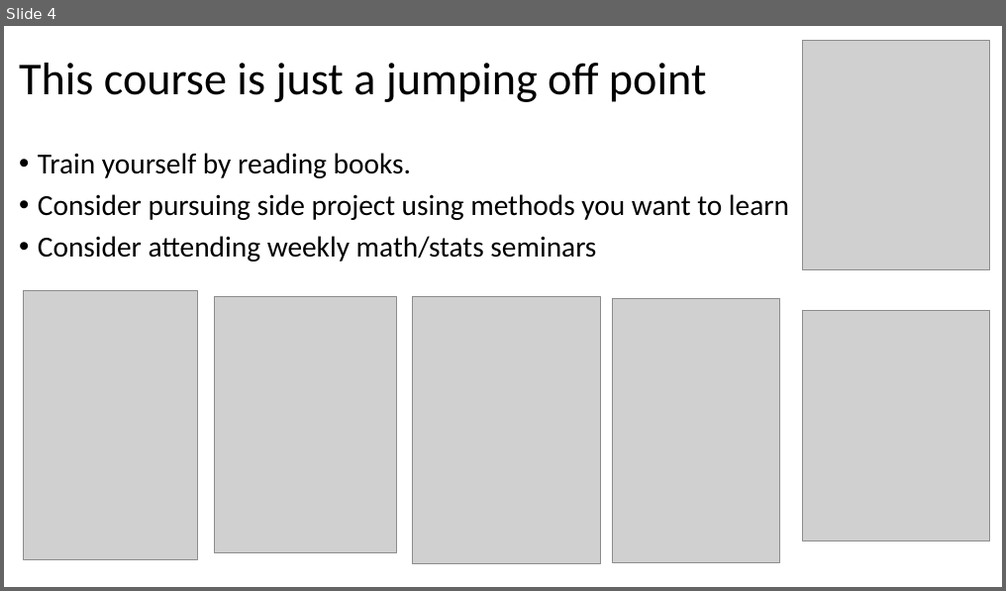
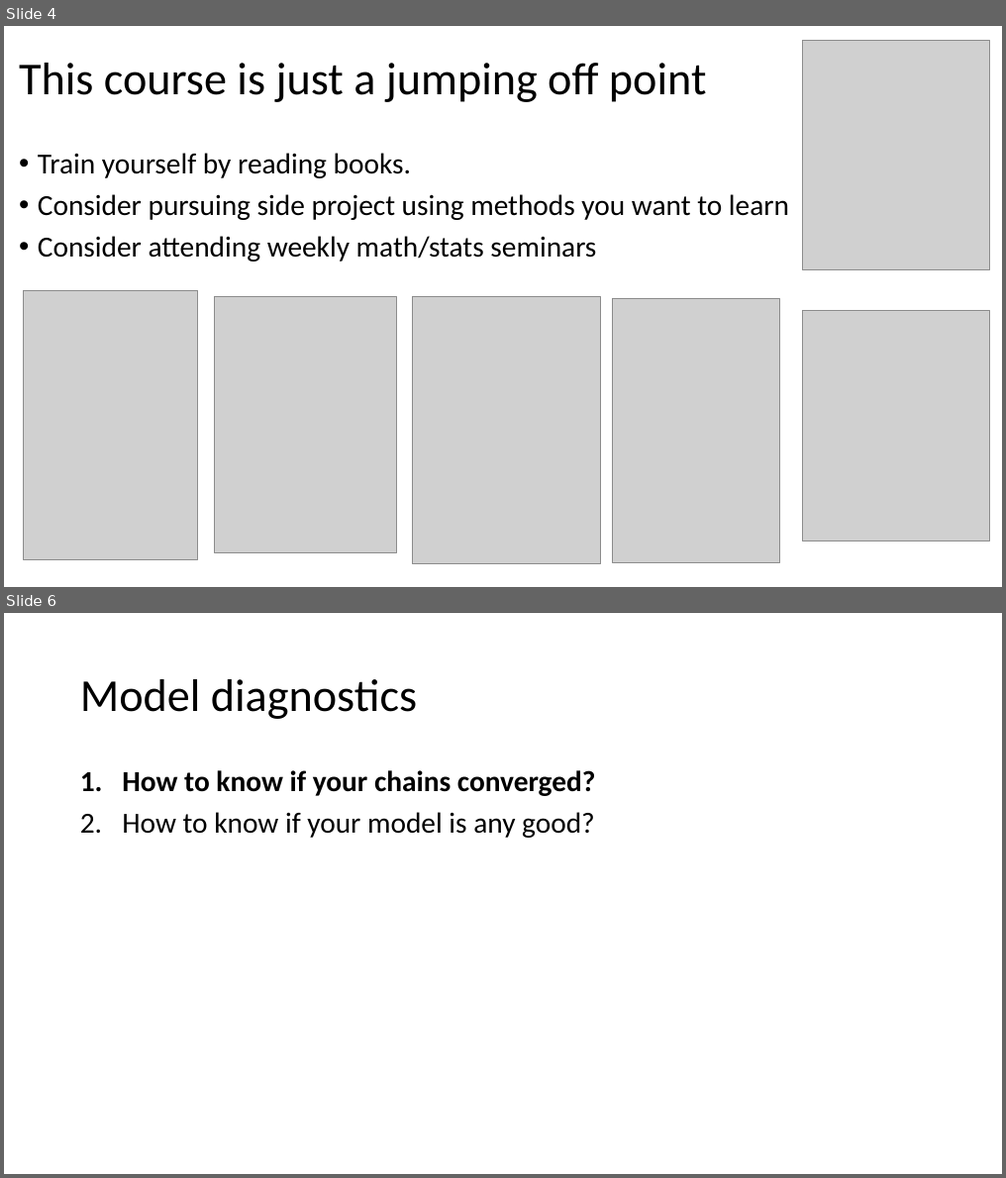
Before and after one commit to taaltree/FW536, a slide deck: Day5_BayesII/FW536_Day5_BayesII.pptx. Shown one above the other, each under a label of ours: slide 4 before the commit, slides 4 and 6 after it; the slides between them are not shown. The pictures are 1006x591 and 1006x1178 pixels, drawn with LibreOffice and Linux fonts; fonts in the diff are those of the drawing; grey boxes stand for pictures. Boxes give left, top, right and bottom in pixels: in the first picture for what was removed or moved away, otherwise in the second. Text is boxed around its words. In the diff, an @@ line names an element or a change of style, - is before the commit and + after.

```diff
--- a/Day5_BayesII/FW536_Day5_BayesII.pptx
+++ b/Day5_BayesII/FW536_Day5_BayesII.pptx
@@ slide 6 added at (x1=4, y1=613, x2=1002, y2=1174), background #FFFFFF @@
@@ title added at (x1=80, y1=679, x2=417, y2=719), 44 pt, text #000000 @@
+Model diagnostics
@@ text added at (x1=122, y1=770, x2=596, y2=838), 28 pt, text #000000, bold @@
+1. How to know if your chains converged?
+2. How to know if your model is any good?
```
Also in this commit, not shown: 4 slides changed, 8 other slides added, 1 slide removed, 4 other files.
